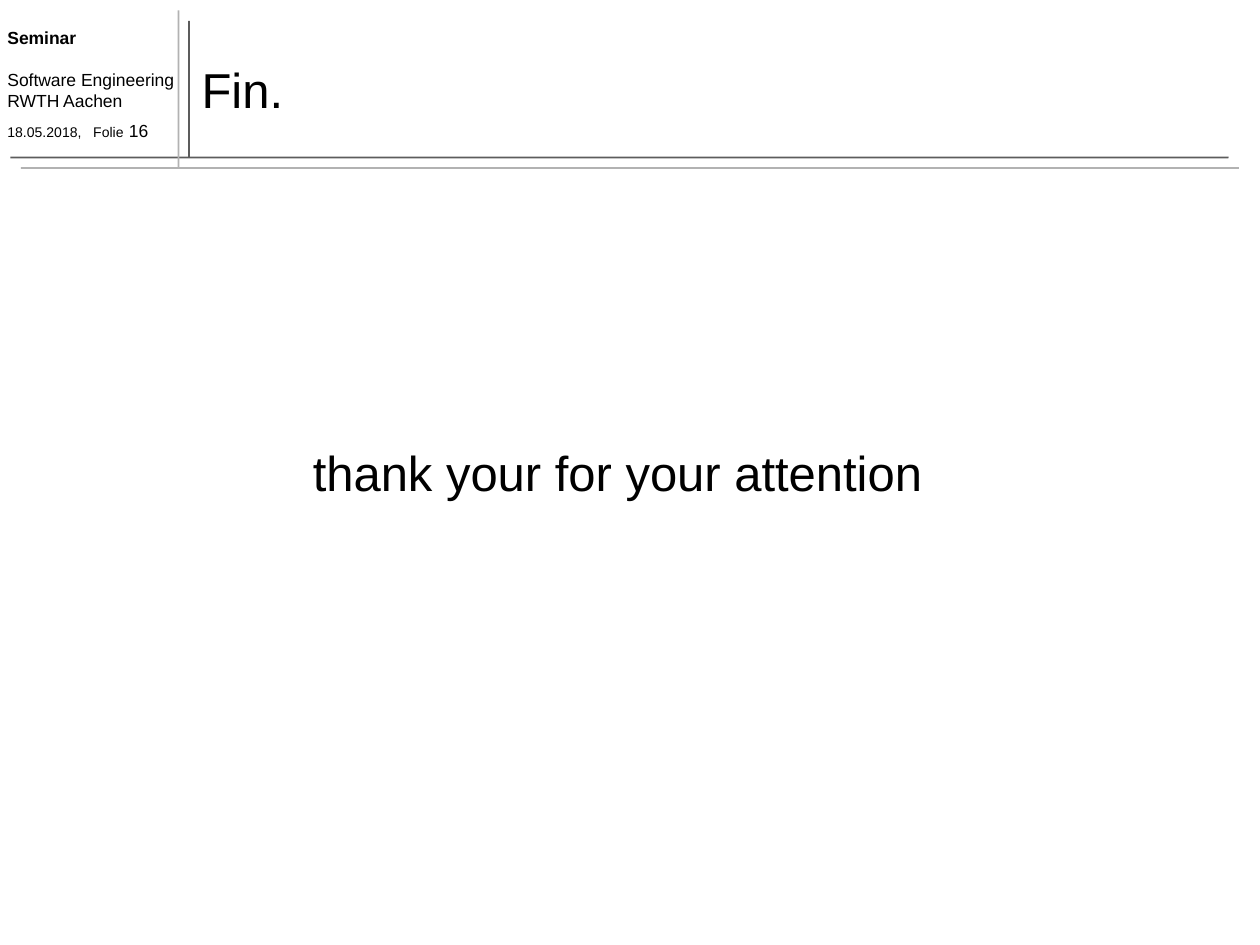
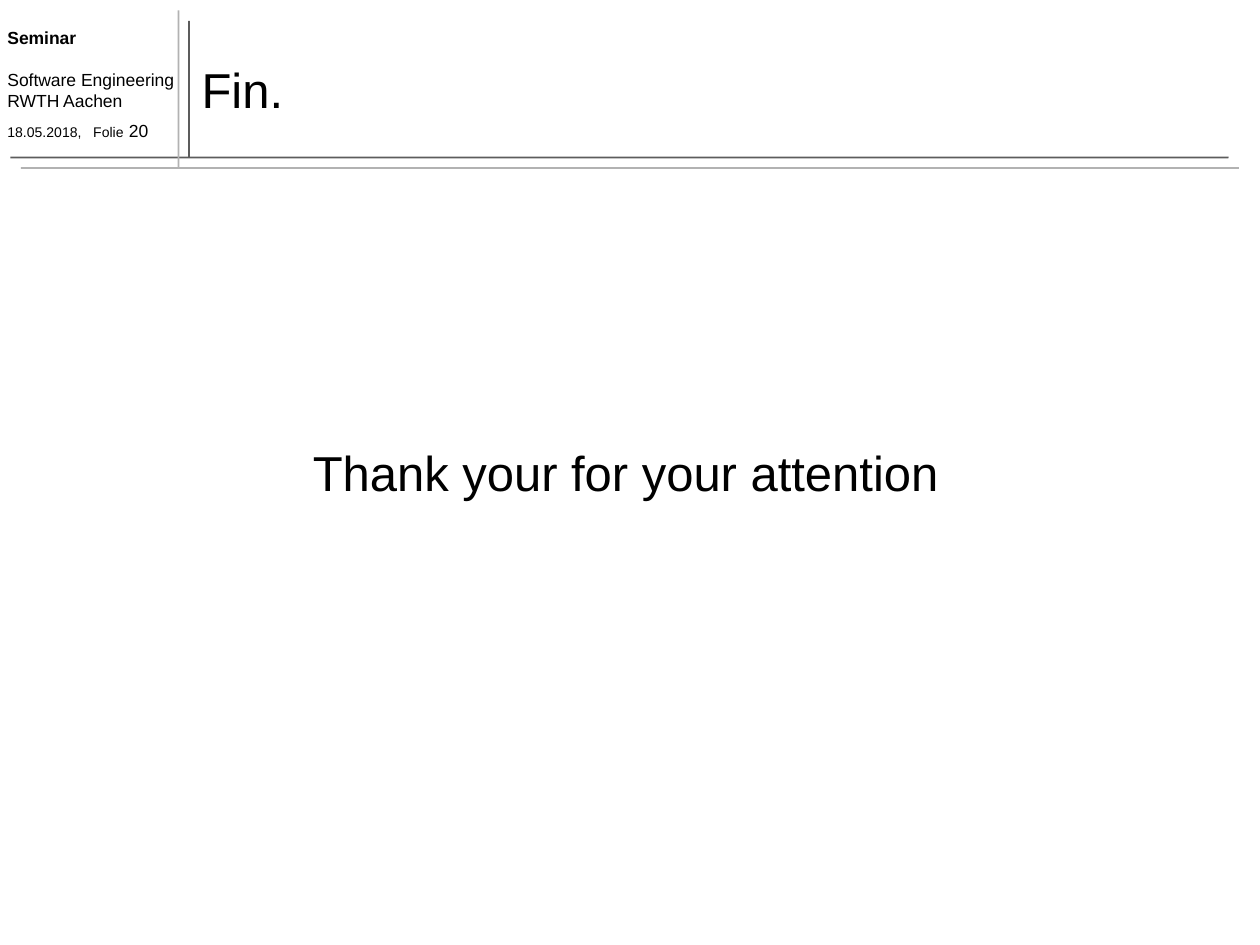
Before and after one commit to TimoBergerbusch/DeepLearningFuerAutonomesFahren, a slide deck: slide 20 of präsentation 11.06/präsentation - 11.06 - less Animation.pptx (slide 16 before the commit). Drawn at 1260x945 pixels with LibreOffice and Linux fonts; fonts in the diff are those of the drawing. Boxes give left, top, right and bottom in pixels: in the first picture for what was removed or moved away, otherwise in the second. Text is boxed around its words. In the diff, an @@ line names an element or a change of style, - is before the commit and + after.

```diff
--- a/präsentation 11.06/präsentation - 11.06 - less Animation.pptx
+++ b/präsentation 11.06/präsentation - 11.06 - less Animation.pptx
@@ text at [7, 124, 148, 139]: text changed @@
-18.05.2018, Folie 16
+18.05.2018, Folie 20
@@ text at [313, 455, 939, 501]: text changed @@
-thank your for your attention
+Thank your for your attention
```
Also in this commit, not shown: 4 other slides changed, 4 slides added, 3 other files.
